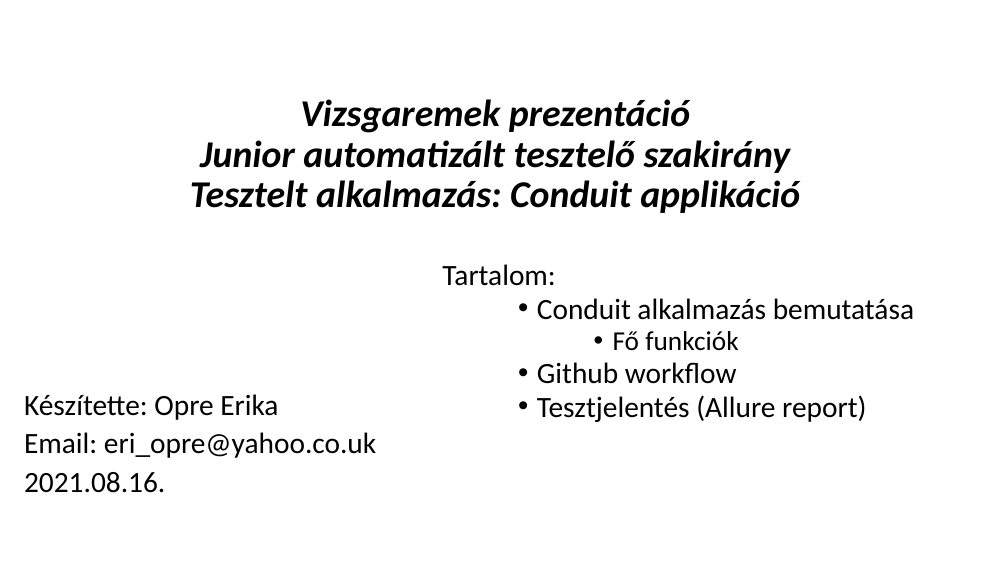
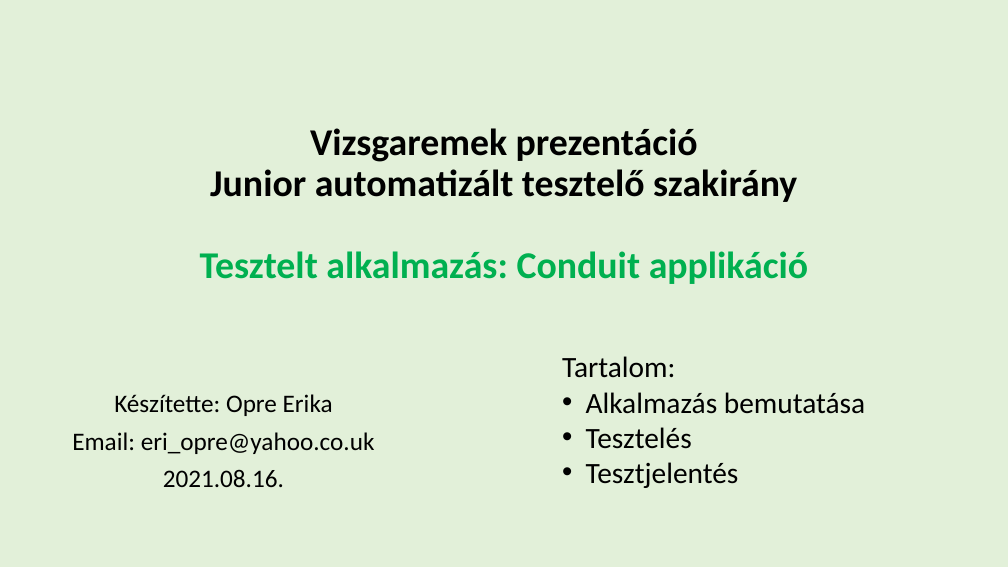
Before and after one commit to Mirkics/conduit, a slide deck: slide 1 of docs/Presentation_Conduit_Opre_Erika.pptx. Drawn at 1008x567 pixels with LibreOffice and Linux fonts; fonts in the diff are those of the drawing. Boxes give left, top, right and bottom in pixels: in the first picture for what was removed or moved away, otherwise in the second. Text is boxed around its words. In the diff, an @@ line names an element or a change of style, - is before the commit and + after.

```diff
--- a/docs/Presentation_Conduit_Opre_Erika.pptx
+++ b/docs/Presentation_Conduit_Opre_Erika.pptx
@@ background #FFFFFF to #E2F0D9 @@
@@ title "Vizsgaremek prezentáció Junior automatizált tesztelő ...": place and size @@
-title "Vizsgaremek prezentáció Junior automatizált tesztelő ..." at bbox=[190, 99, 800, 213]
+title "Vizsgaremek prezentáció Junior automatizált tesztelő ..." at bbox=[200, 128, 808, 284]
@@ title "Vizsgaremek prezentáció Junior automatizált tesztelő ..." at bbox=[200, 128, 808, 284]: text colour #000000 to #00B050 in "Tesztelt alkalmazás: Conduit applikáció"; italic off; vertical alignment middle to bottom @@
@@ text removed at bbox=[442, 264, 914, 422] @@
-Tartalom:
-    • Conduit alkalmazás bemutatása
-        • Fő funkciók
-    • Github workflow
-    • Tesztjelentés (Allure report)
@@ text added at bbox=[562, 356, 865, 488], 28 pt, text #000000 @@
+Tartalom:
+• Alkalmazás bemutatása
+• Tesztelés
+• Tesztjelentés
@@ subtitle "Készítette: Opre Erika" at bbox=[72, 394, 375, 487]: size 28 to 24 pt; alignment left to centre; line spacing 0.8 to 0.9 @@
```
Also in this commit, not shown: 4 other slides changed.
